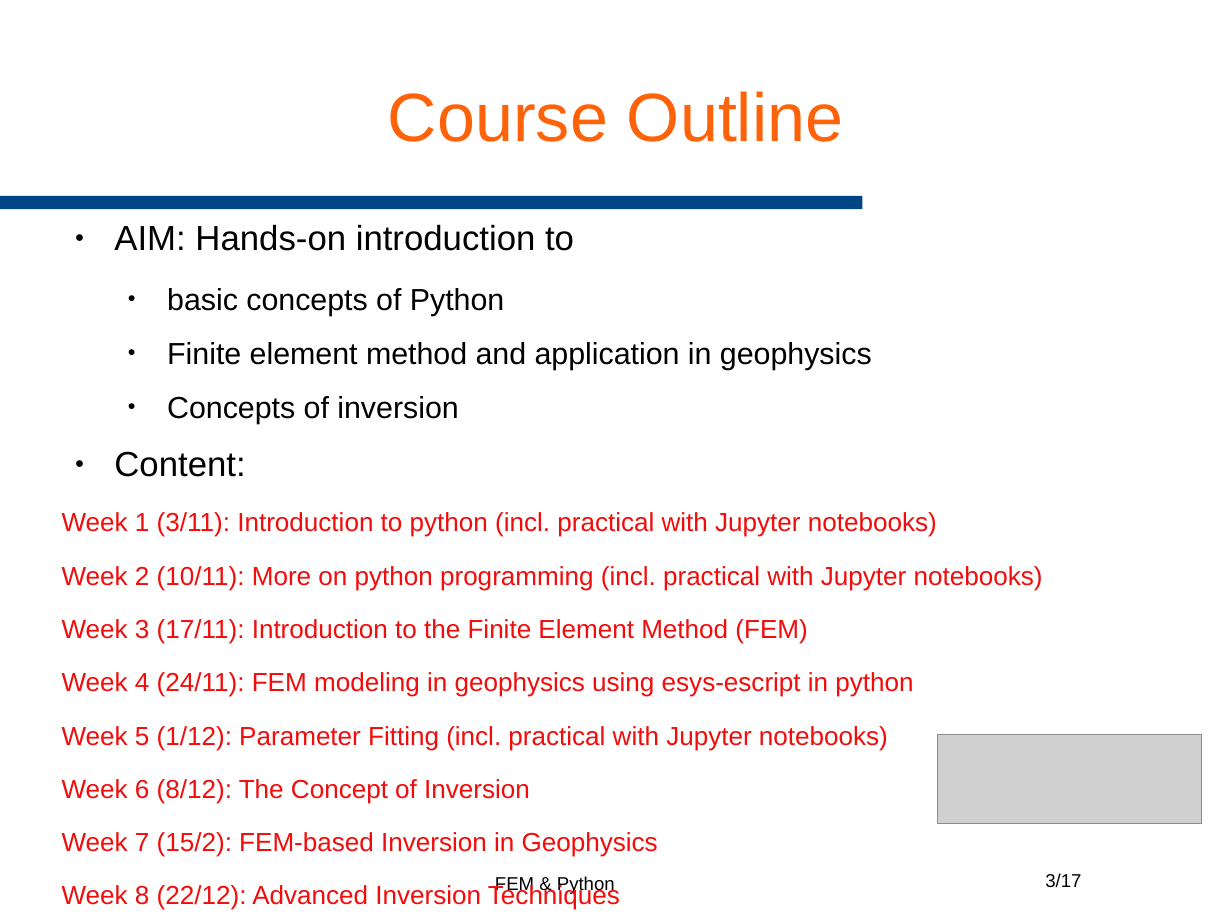
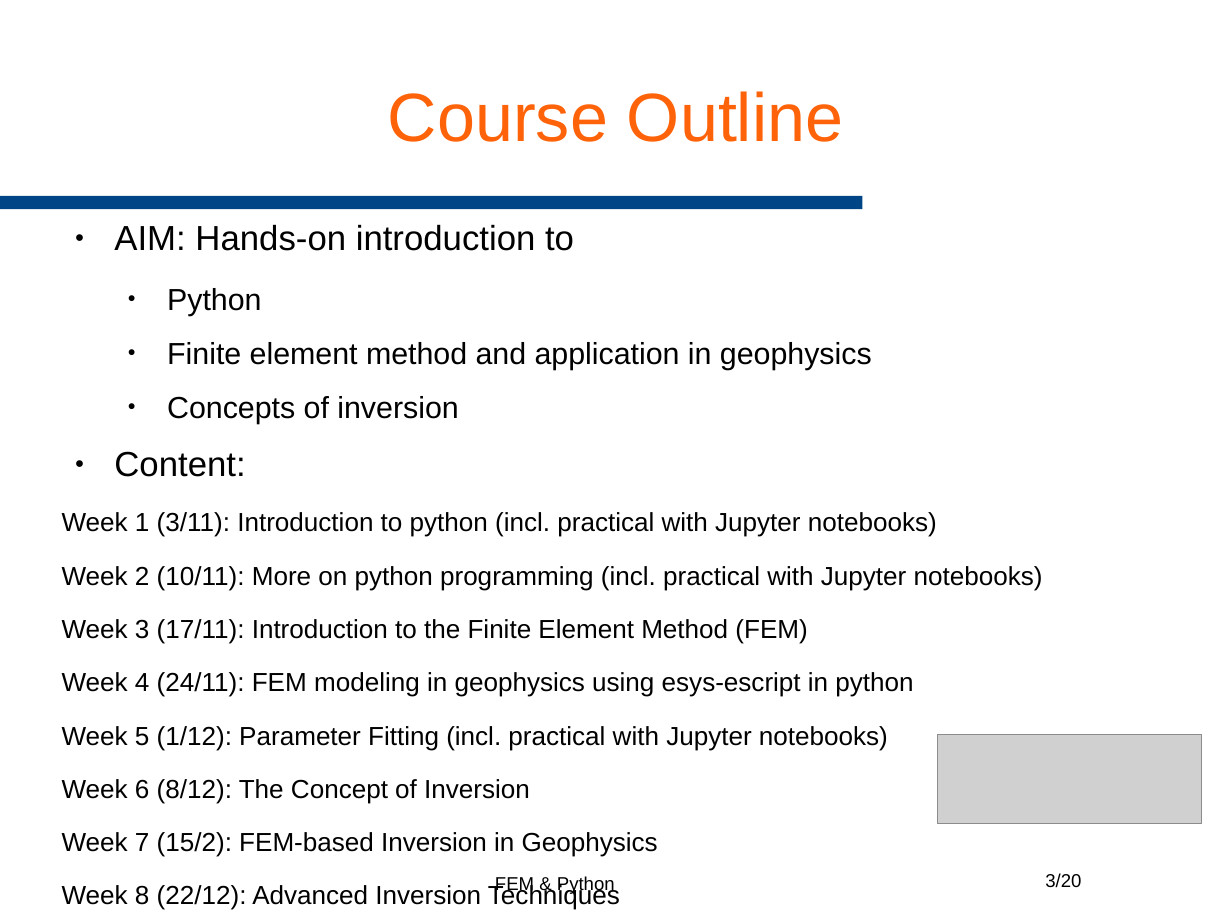
Before and after one commit to AndreaCodd/eenotes, a slide deck: slide 3 of Notebooks/GeophysicalImaging/resources/Slides/01 Intro.odp. Drawn at 1232x924 pixels with LibreOffice and Linux fonts; fonts in the diff are those of the drawing; grey boxes stand for pictures; background and template pictures are left out. Boxes give left, top, right and bottom in pixels: in the first picture for what was removed or moved away, otherwise in the second. Text is boxed around its words. In the diff, an @@ line names an element or a change of style, - is before the commit and + after.

```diff
--- a/Notebooks/GeophysicalImaging/resources/Slides/01 Intro.odp
+++ b/Notebooks/GeophysicalImaging/resources/Slides/01 Intro.odp
@@ text at bbox=[167, 288, 261, 316]: text changed @@
-  ● basic concepts of Python
+  ● Python
@@ text at bbox=[62, 512, 1043, 910]: text colour #F10D0C to #000000 in "Week 1 (3/11): Introduction to python (incl. ...", "Week 2 (10/11): More on python programming ...", "Week 3 (17/11): Introduction to the Finite ...", "Week 4 (24/11): FEM modeling in geophysics ..." and 4 more places @@
@@ page number at bbox=[1045, 873, 1081, 888]: text changed @@
-3/17
+3/20
```
Also in this commit, not shown: 2 other slides changed, 5 slides added, 2 slides removed, 2 other files.
